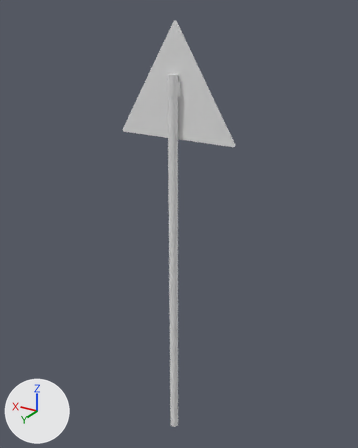
What one commit did to the Blender file Art/Modelle/Levelbaukasten/Dekoration/Schilder/decoration_signs_triangle_2.blend.
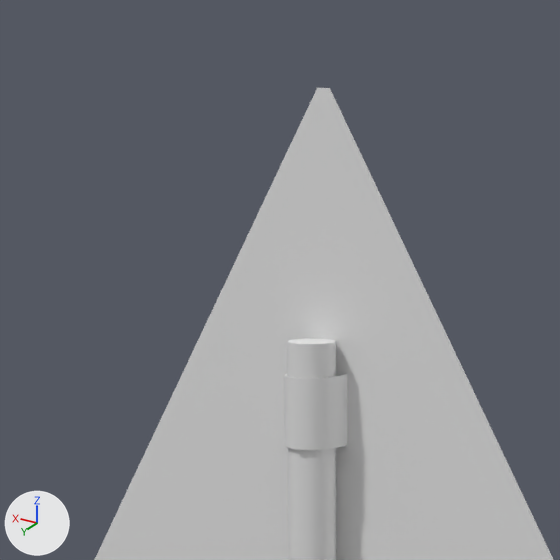
There are two pictures of each version: one whole from a 50 mm lens placed at (-8.1, 13.29, 3.02), pointed at (0.07, -0.32, -3.78), one close up on the part from 30% to 63% of the width and 0% to 27% of the height. The axes (+X, +Y, +Z) are drawn at lower left. The lights are the same throughout. Materials are left out; every surface is plain grey.

Before the edit, the objects in view are built like this:
```python
me_cylinder_001 = bpy.data.meshes.new('Cylinder.001')
me_cylinder_001.from_pydata(...)  # 16 vertices, 9 faces; spans x 0.0..0.8, y -1.0..0.49, z -1.0..1.0
me_cylinder_001.polygons.foreach_set('use_smooth', [True] * 9)
me_cylinder_002 = bpy.data.meshes.new('Cylinder.002')
me_cylinder_002.from_pydata(...)  # 16 vertices, 9 faces; spans x -1.0..1.0, y -1.0..1.0, z -2.54..1.37
me_cylinder_002.polygons.foreach_set('use_smooth', [True] * 9)
# before: 1 (0.0, 1.0, 1.37) at pixel (298, 343), 3 (0.71, 0.71, 1.37) at pixel (286, 342), 5 (1.0, 0.0, 1.37) at pixel (289, 339), 7 (0.71, -0.71, 1.37) at pixel (305, 338), 9 (0.0, -1.0, 1.37)
# before: 11 (-0.71, -0.71, 1.37) at pixel (336, 340), 13 (-1.0, 0.0, 1.37) at pixel (333, 342), 15 (-0.71, 0.71, 1.37) at pixel (317, 344)
me_plane = bpy.data.meshes.new('Plane')
me_plane.from_pydata(...)  # 12 vertices, 8 faces; spans x -1.98..1.95, y -1.95..1.98, z -0.02..0.0
ob_cylinder = bpy.data.objects.new('Cylinder', me_cylinder_001)
ob_cylinder.location = (0.0, 0.126, 0.849)
ob_cylinder.rotation_euler = (3.142, 0.0, 0.0)  # degrees (180, 0, 0)
ob_cylinder.scale = (0.221, 0.221, 0.221)
_m = ob_cylinder.modifiers.new('EdgeSplit', 'EDGE_SPLIT')
_m.split_angle = 1.274
_m = ob_cylinder.modifiers.new('Mirror', 'MIRROR')
ob_cylinder_001 = bpy.data.objects.new('Cylinder.001', me_cylinder_002)
ob_cylinder_001.location = (0.0, 0.164, -3.529)
ob_cylinder_001.scale = (0.161, 0.161, 3.52)
_m = ob_cylinder_001.modifiers.new('EdgeSplit', 'EDGE_SPLIT')
_m.split_angle = 1.169
ob_plane = bpy.data.objects.new('Plane', me_plane)
ob_plane.location = (0.0, 0.0, 0.0)
ob_plane.rotation_euler = (1.571, 0.785, 0.0)  # degrees (90, 45, 0)
```
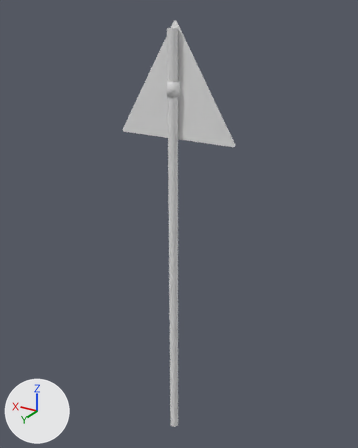
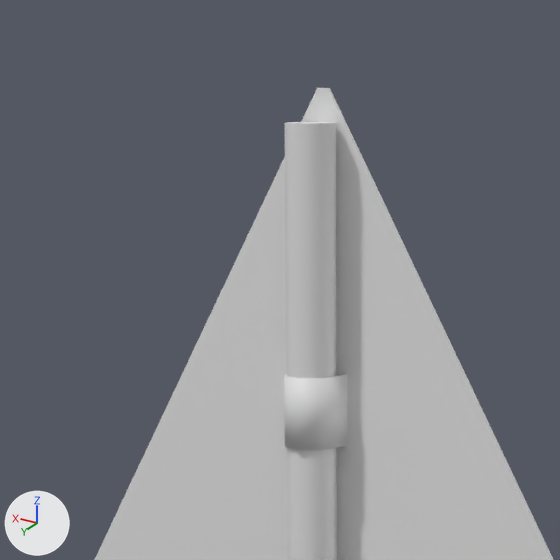
The change, as a diff of the scene's bpy script:
```diff
--- a/Art/Modelle/Levelbaukasten/Dekoration/Schilder/decoration_signs_triangle_2.blend.py
+++ b/Art/Modelle/Levelbaukasten/Dekoration/Schilder/decoration_signs_triangle_2.blend.py
@@ me_cylinder_002 @@
 me_cylinder_002.from_pydata(...)  # 16 vertices, 9 faces; spans x -1.0..1.0, y -1.0..1.0, z -2.54..1.37
 # used by ob_cylinder_001; location = (0.0, 0.164, -3.529); scale = (0.161, 0.161, 3.52)
 # verts and faces of me_cylinder_002; kept vertices keep their numbers, new ones are numbered from 16
+# me_cylinder_002 part 1
+delete_faces([(1, 15, 13, 11, 9, 7, 5, 3)])
+for i in [1, 3, 5, 7, 9, 11, 13, 15]: verts[i] += (0.0, 0.0, 0.36)
+verts[16] = (-0.71, 0.71, 1.73)  # pixel (332, 123)
+verts[17] = (0.71, 0.71, 1.73)  # pixel (295, 123)
+verts[18] = (0.0, 1.0, 1.73)  # pixel (314, 123)
+verts[19] = (1.0, 0.0, 1.73)  # pixel (284, 122)
+verts[20] = (0.71, -0.71, 1.73)  # pixel (289, 122)
+verts[21] = (0.0, -1.0, 1.73)  # pixel (306, 121)
+verts[22] = (-0.71, -0.71, 1.73)
+verts[23] = (-1.0, 0.0, 1.73)  # pixel (336, 122)
+faces += [(16, 23, 22, 21, 20, 19, 17, 18)]
@@ me_cylinder_001 @@
 # used by ob_cylinder; location = (0.0, 0.126, 0.849); rotation_euler = (3.142, 0.0, 0.0), in degrees (180, 0, 0); scale = (0.221, 0.221, 0.221)
-me_cylinder_001.from_pydata(...)  # 16 vertices, 9 faces; spans x 0.0..0.8, y -1.0..0.49, z -1.0..1.0
+me_cylinder_001.from_pydata(...)  # 28 vertices, 18 faces; spans x -0.8..0.8, y -1.0..0.49, z -1.0..1.0
+# me_cylinder_001 part 2
+# 12 vertices are added at x -0.8..-0.54, y -0.75..0.49, z -1.0..1.0
+# 9 new faces join them
@@ ob_cylinder_001 @@
 ob_cylinder_001.scale = (0.161, 0.161, 3.52)
-_m = ob_cylinder_001.modifiers.new('EdgeSplit', 'EDGE_SPLIT')
-_m.split_angle = 1.169
@@ ob_cylinder @@
 ob_cylinder.scale = (0.221, 0.221, 0.221)
-_m = ob_cylinder.modifiers.new('EdgeSplit', 'EDGE_SPLIT')
-_m.split_angle = 1.274
-_m = ob_cylinder.modifiers.new('Mirror', 'MIRROR')
```

Changed parts and their boxes (x1, y1, x2, y2) in the close-ups (560 x 560 px):
'Cylinder.001', reshaped, modifiers changed
    before: (287, 338, 336, 560)
    after: (284, 122, 337, 560)
part 2 of me_cylinder_001, added
    after: (296, 374, 347, 450)
